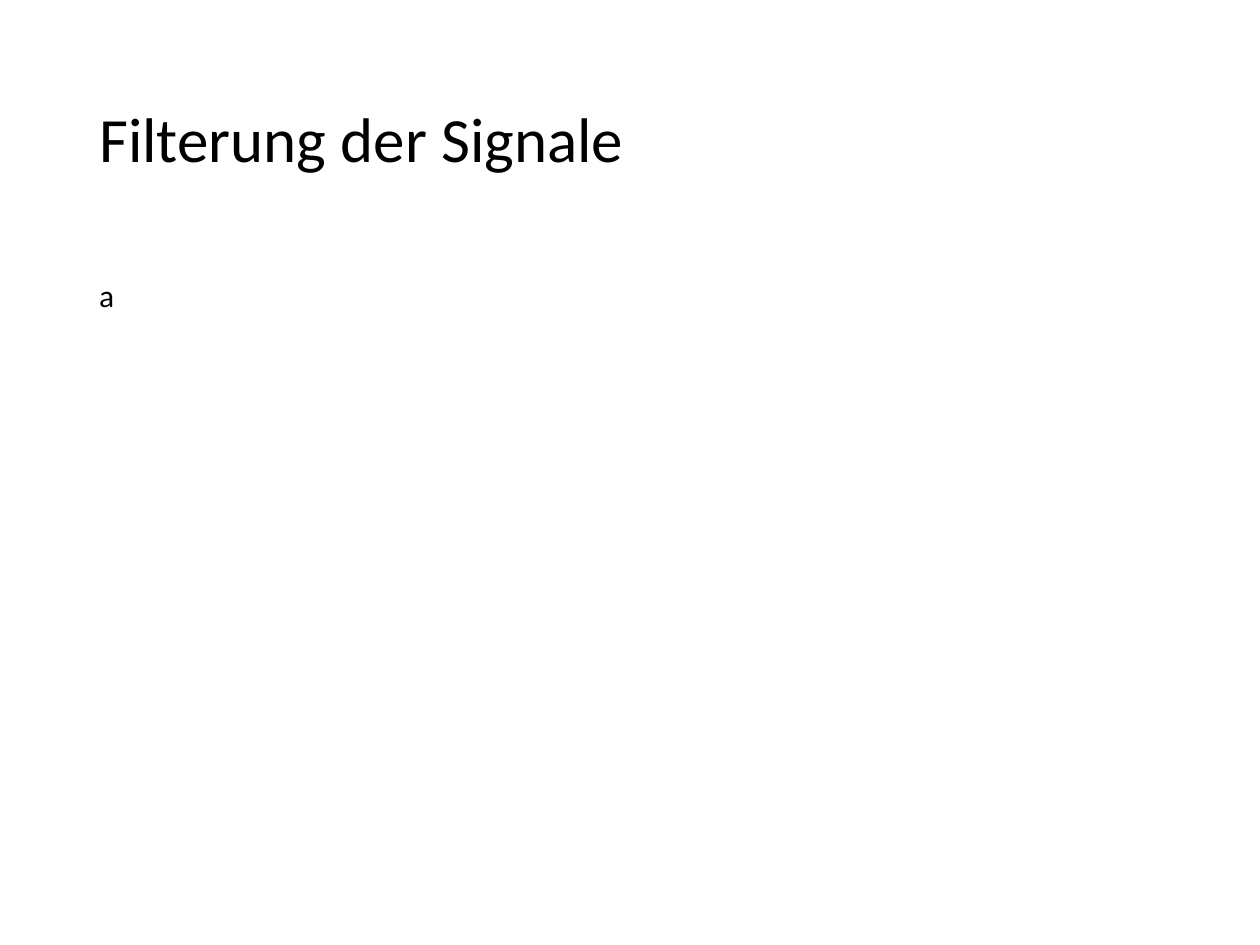
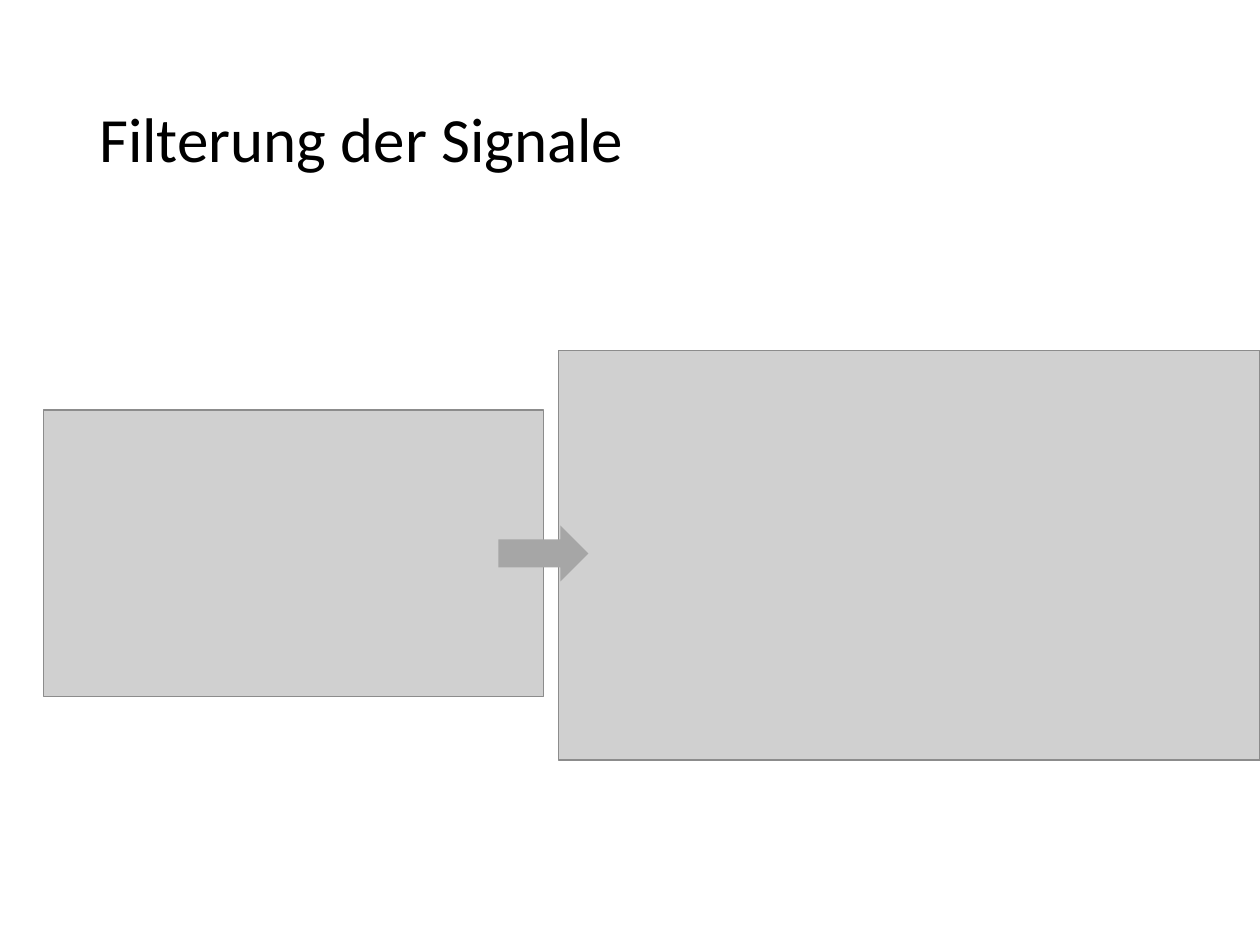
Before and after one commit to flemk/bachelor, a slide deck: slide 16 of presentation.pptx (slide 20 before the commit). Drawn at 1260x945 pixels with LibreOffice and Linux fonts; fonts in the diff are those of the drawing; grey boxes stand for pictures. Boxes give left, top, right and bottom in pixels: in the first picture for what was removed or moved away, otherwise in the second. Text is boxed around its words. In the diff, an @@ line names an element or a change of style, - is before the commit and + after.

```diff
--- a/presentation.pptx
+++ b/presentation.pptx
@@ text removed at (99, 291, 114, 308) @@
-a
@@ picture added at (558, 350, 1260, 760) @@
@@ picture added at (44, 410, 543, 697) @@
@@ right arrow added at (499, 525, 588, 581), fill #A6A6A6 @@
```
Also in this commit, not shown: 13 other slides changed, 3 slides added, 1 other file.
